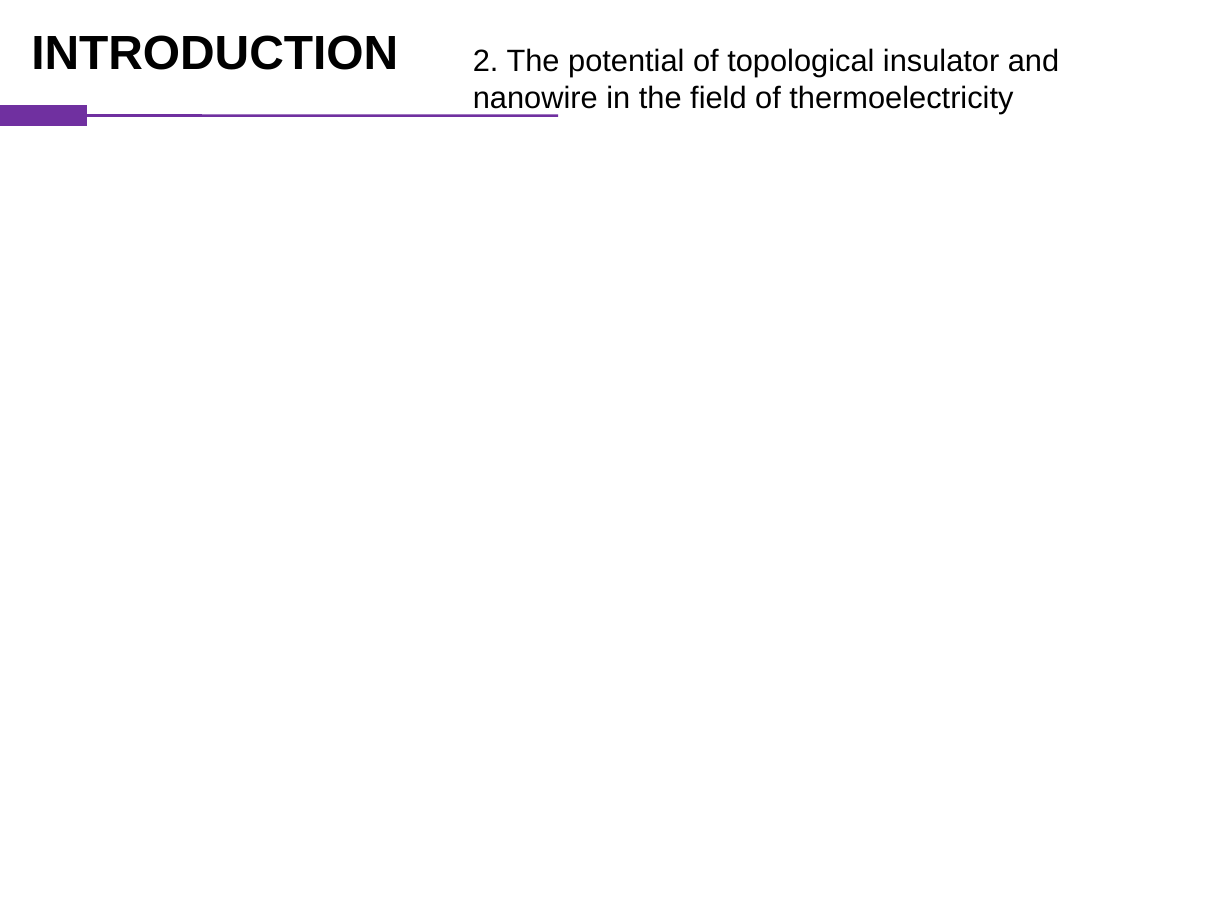
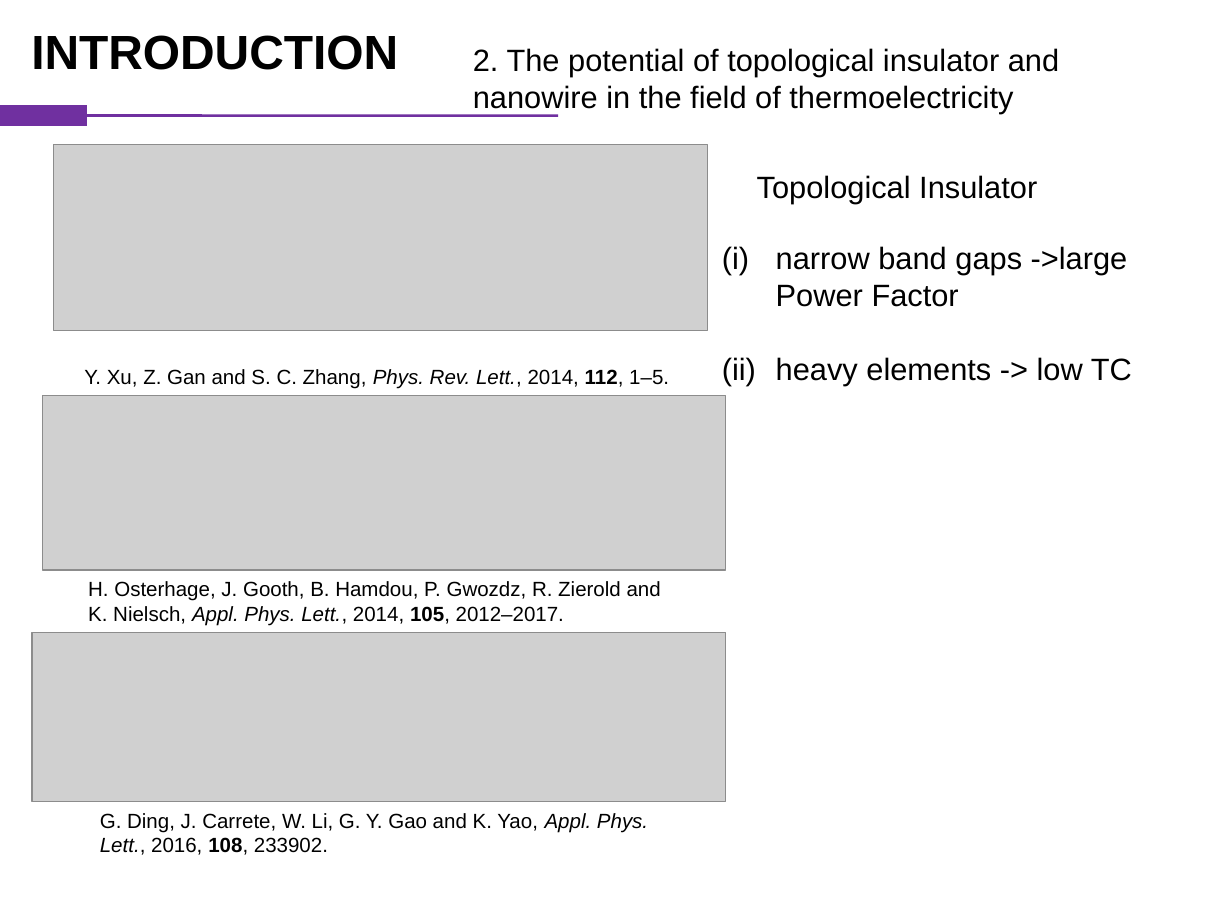
Before and after one commit to vanceeasleaf/paper_bi4i4, a slide deck: slide 10 of bi4i4.pptx. Drawn at 1232x924 pixels with LibreOffice and Linux fonts; fonts in the diff are those of the drawing; grey boxes stand for pictures. Boxes give left, top, right and bottom in pixels: in the first picture for what was removed or moved away, otherwise in the second. Text is boxed around its words. In the diff, an @@ line names an element or a change of style, - is before the commit and + after.

```diff
--- a/bi4i4.pptx
+++ b/bi4i4.pptx
@@ picture added at [53, 144, 707, 330] @@
@@ text added at [757, 175, 1037, 204], 18 pt, text #000000 @@
+Topological Insulator
@@ text added at [776, 246, 1132, 385], 18 pt, text #000000 @@
+(i) narrow band gaps ->large Power Factor
+(ii) heavy elements -> low TC
@@ text added at [84, 369, 669, 389], 12 pt, text #000000 @@
+Y. Xu, Z. Gan and S. C. Zhang, Phys. Rev. Lett., 2014, 112, 1–5.
@@ picture added at [42, 395, 726, 570] @@
@@ text added at [88, 581, 661, 626], 12 pt, text #000000 @@
+H. Osterhage, J. Gooth, B. Hamdou, P. Gwozdz, R. Zierold and K. Nielsch, Appl. Phys. Lett., 2014, 105, 2012–2017.
@@ picture added at [32, 632, 726, 802] @@
@@ text added at [100, 813, 648, 855], 12 pt, text #000000 @@
+G. Ding, J. Carrete, W. Li, G. Y. Gao and K. Yao, Appl. Phys. Lett., 2016, 108, 233902.
```
Also in this commit, not shown: 3 other slides changed, 8 slides added.
